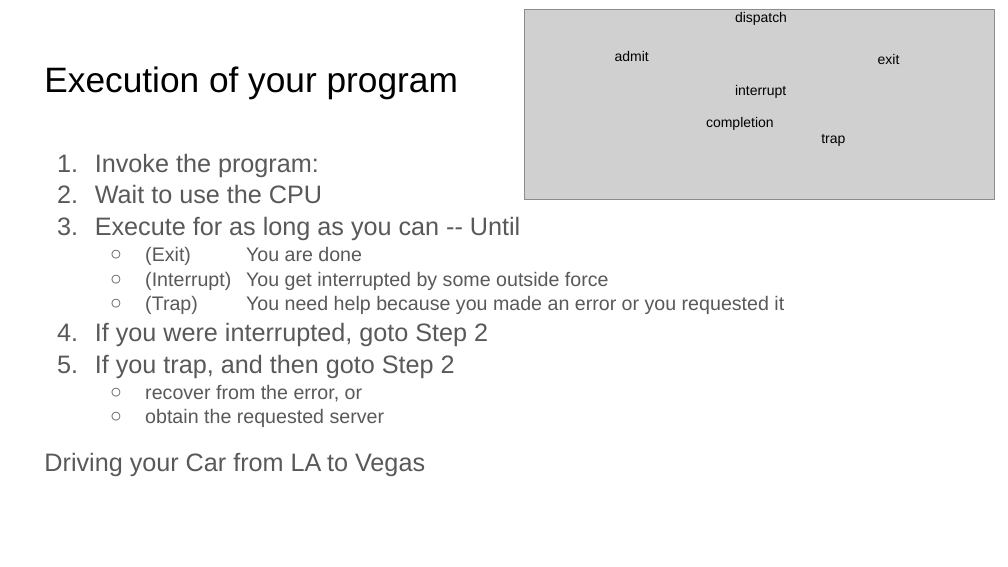
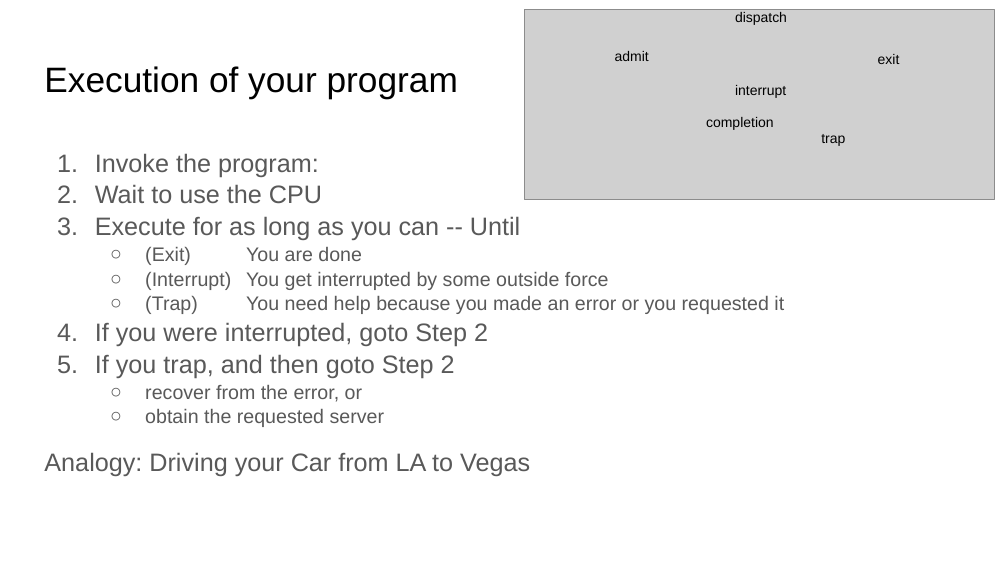
Before and after one commit to sgarcia0206/comp122-f23, a slide deck: slide 4 of models-comp-comm/slide_presentations/.hidden/process.pptx (slide 3 before the commit). Drawn at 1008x567 pixels with LibreOffice and Linux fonts; fonts in the diff are those of the drawing; grey boxes stand for pictures. Boxes give left, top, right and bottom in pixels: in the first picture for what was removed or moved away, otherwise in the second. Text is boxed around its words. In the diff, an @@ line names an element or a change of style, - is before the commit and + after.

```diff
--- a/models-comp-comm/slide_presentations/.hidden/process.pptx
+++ b/models-comp-comm/slide_presentations/.hidden/process.pptx
@@ text at [44, 452, 530, 476]: text changed @@
-Driving your Car from LA to Vegas
+Analogy: Driving your Car from LA to Vegas
```
Also in this commit, not shown: 1 slide added, 4 other files.
